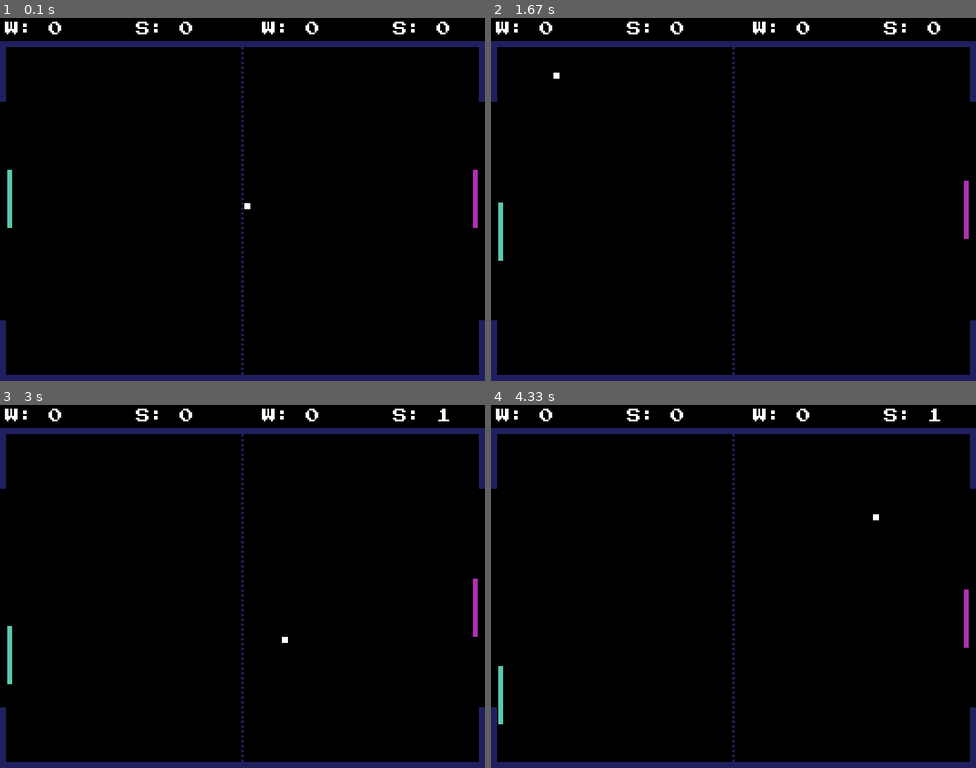
Above: before the commit, frames 1-4 (two rows, left to right).
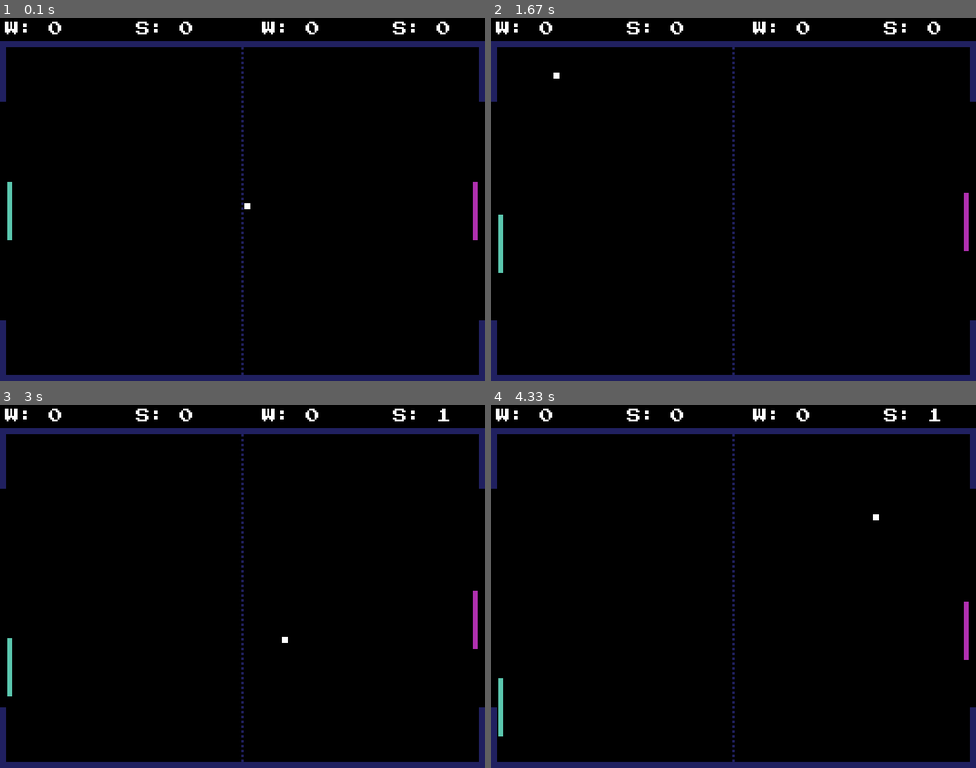
Above: after the commit, the same moments.

Repository: mwoitek/pygame-pong
Game: pygame game, started from src/main.py
Two runs of this game, one before a commit and one after it. Both use one fixed random seed, a clock stepped at 60 frames per second and the inputs below.
Inputs:
- Up to frame 1 (0.1 s): no input
- Up to frame 2 (1.67 s): tap W at 0.33, 1.07, 1.37, 1.57 s; tap E at 0.67 s; tap I at 1.15 s
- Up to frame 3 (3 s): tap W at 1.9, 2.2, 2.4, 2.7, 2.97 s; tap E at 1.98 s; tap I at 2.48 s
- Up to frame 4 (4.33 s): tap W at 3.3, 3.6, 3.73, 4.13 s; tap E at 3.38 s; tap I at 3.82 s

The runs differ from the first frame. In frame 1, 0.1% of the frame differs, in the area x 1-99%, y 41-62%; in frame 2, 0.1%; in frame 3, 0.1%; in frame 4, 0.1%.

Commit message:
Better logic for paddle positions

Diff:
--- a/src/main.py
+++ b/src/main.py
@@ -262,19 +262,43 @@
 
 
 class Paddle:
-    VELOCITY = 6
-
-    def __init__(self, /, *, side: Side, color: pg.typing.ColorLike = "white") -> None:
-        self._init_pos = (12 if side == "left" else 780, 252)
-        self.rect = pg.Rect(self._init_pos, (8, 96))
+    OFFSET_X = 2
+    OFFSET_Y = 2
+
+    def __init__(
+        self,
+        /,
+        *,
+        width: int = 8,
+        height: int = 96,
+        velocity: int = 6,
+        color: pg.typing.ColorLike = "white",
+    ) -> None:
+        self.rect = pg.Rect(0, 0, width, height)
+        self._velocity = velocity
         self._surf = get_colored_surface(self.rect.size, color)
+
+    def set_position(self, side: Side, arena: Arena) -> "Paddle":
+        if side == "left":
+            x = Arena.BORDER_X + Paddle.OFFSET_X
+        else:
+            x = Arena.WIDTH - Arena.BORDER_X - Paddle.OFFSET_X - self.rect.width
+        y = (arena.height - self.rect.height) // 2
+        x += arena.pos[0]
+        y += arena.pos[1]
+        self.rect.move_ip(x, y)
+        self._init_pos = self.rect.topleft
+        return self
+
+    def reset(self) -> None:
+        self.rect = self.rect.move_to(topleft=self._init_pos)
 
     def update(self, action_buffer: ActionBuffer) -> None:
         if action_buffer[Action.MOVE_DOWN]:
-            self.rect.y = min(self.rect.y + Paddle.VELOCITY, 492)
+            self.rect.y = min(self.rect.y + self._velocity, 492)
             action_buffer.clear(Action.MOVE_DOWN)
         if action_buffer[Action.MOVE_UP]:
-            self.rect.y = max(self.rect.y - Paddle.VELOCITY, 12)
+            self.rect.y = max(self.rect.y - self._velocity, 12)
             action_buffer.clear(Action.MOVE_UP)
 
     def render(self, screen: pg.Surface) -> None:
@@ -382,8 +406,8 @@
             y=self.arena.pos[1] + Arena.BORDER_Y,
             color=DARK_BLUE,
         )
-        self.paddle_left = Paddle(side="left", color=CYAN)
-        self.paddle_right = Paddle(side="right", color=FUCHSIA)
+        self.paddle_left = Paddle(color=CYAN).set_position("left", self.arena)
+        self.paddle_right = Paddle(color=FUCHSIA).set_position("right", self.arena)
         self.ball = Ball()
         self._action_buffers = [ActionBuffer() for _ in range(len(PLAYER_KEYBINDINGS))]
         self._is_running = False
